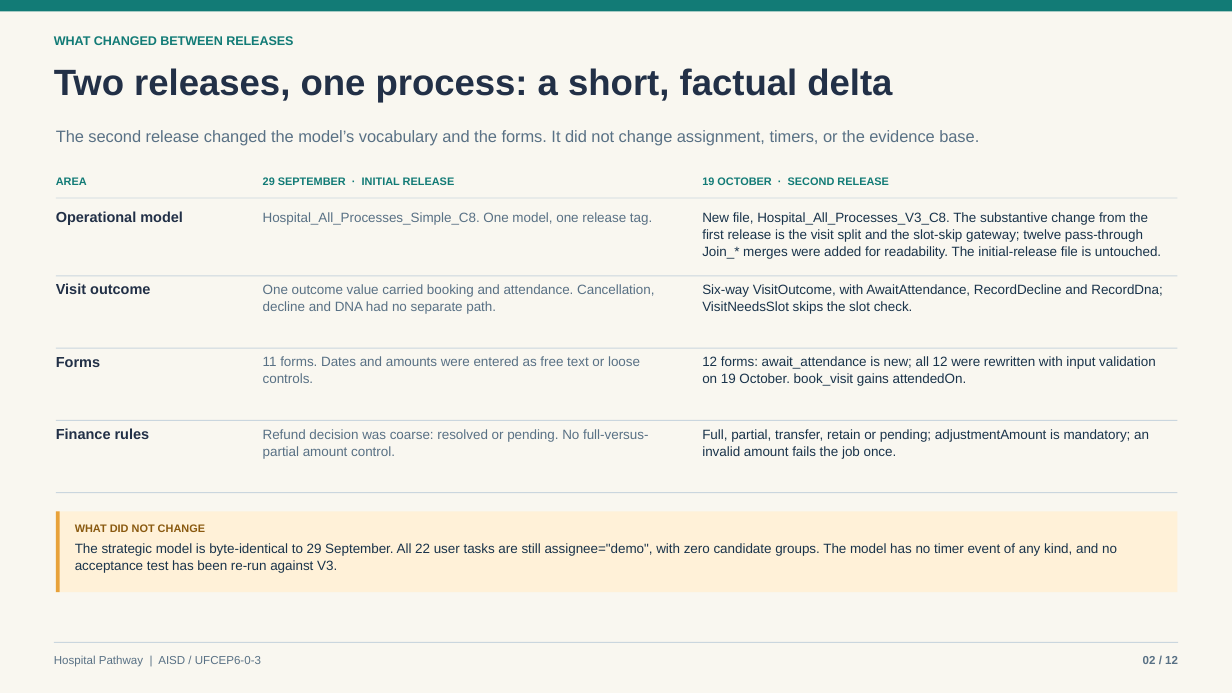
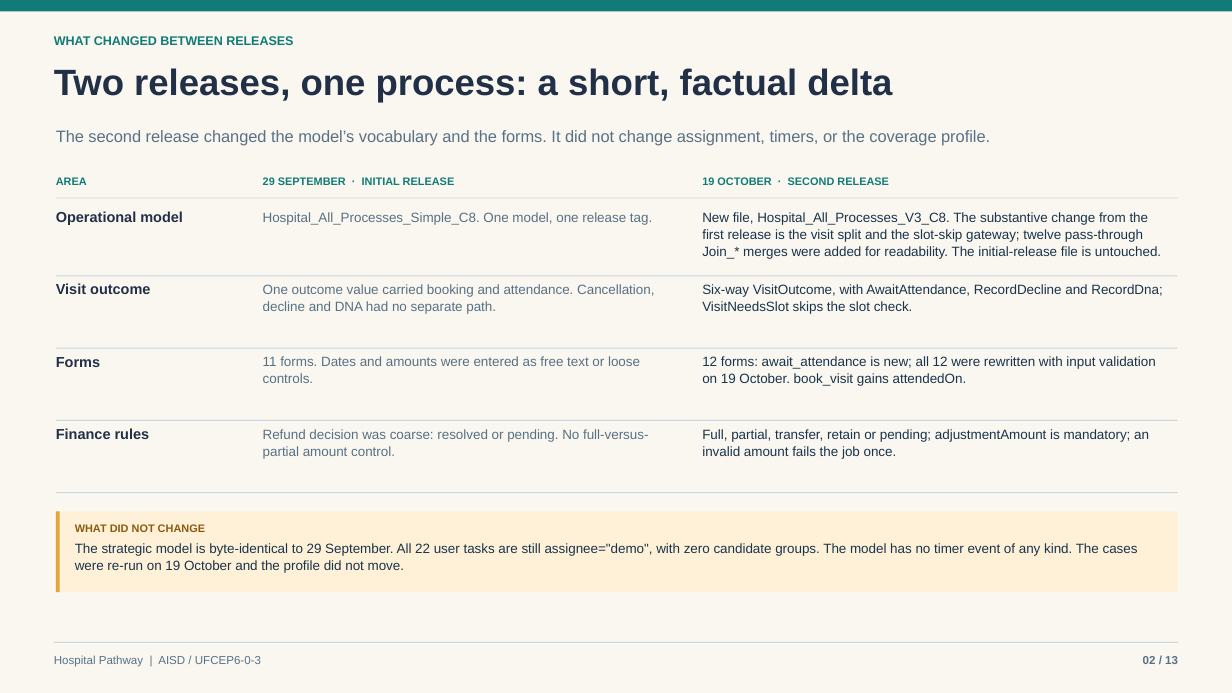
Before and after one commit to Estrella6066773/HW_AISD, a slide deck: slide 2 of submissions/AISD/AISD_Presentation_2026-10-19.pptx. Drawn at 1232x693 pixels with LibreOffice and Linux fonts; fonts in the diff are those of the drawing. Boxes give left, top, right and bottom in pixels: in the first picture for what was removed or moved away, otherwise in the second. Text is boxed around its words. In the diff, an @@ line names an element or a change of style, - is before the commit and + after.

```diff
--- a/submissions/AISD/AISD_Presentation_2026-10-19.pptx
+++ b/submissions/AISD/AISD_Presentation_2026-10-19.pptx
@@ text at [56,130,990,145]: text changed @@
-The second release changed the model’s vocabulary and the forms. It did not change assignment, timers, or the evidence base.
+The second release changed the model’s vocabulary and the forms. It did not change assignment, timers, or the coverage profile.
@@ text at [75,543,1138,573]: text changed @@
-The strategic model is byte-identical to 29 September. All 22 user tasks are still assignee="demo", with zero candidate groups. The model has no timer event of any kind, and no acceptance test has been re-run against V3.
+The strategic model is byte-identical to 29 September. All 22 user tasks are still assignee="demo", with zero candidate groups. The model has no timer event of any kind. The cases were re-run on 19 October and the profile did not move.
```
Also in this commit, not shown: 11 other slides changed, 1 slide added, 3 other files.
